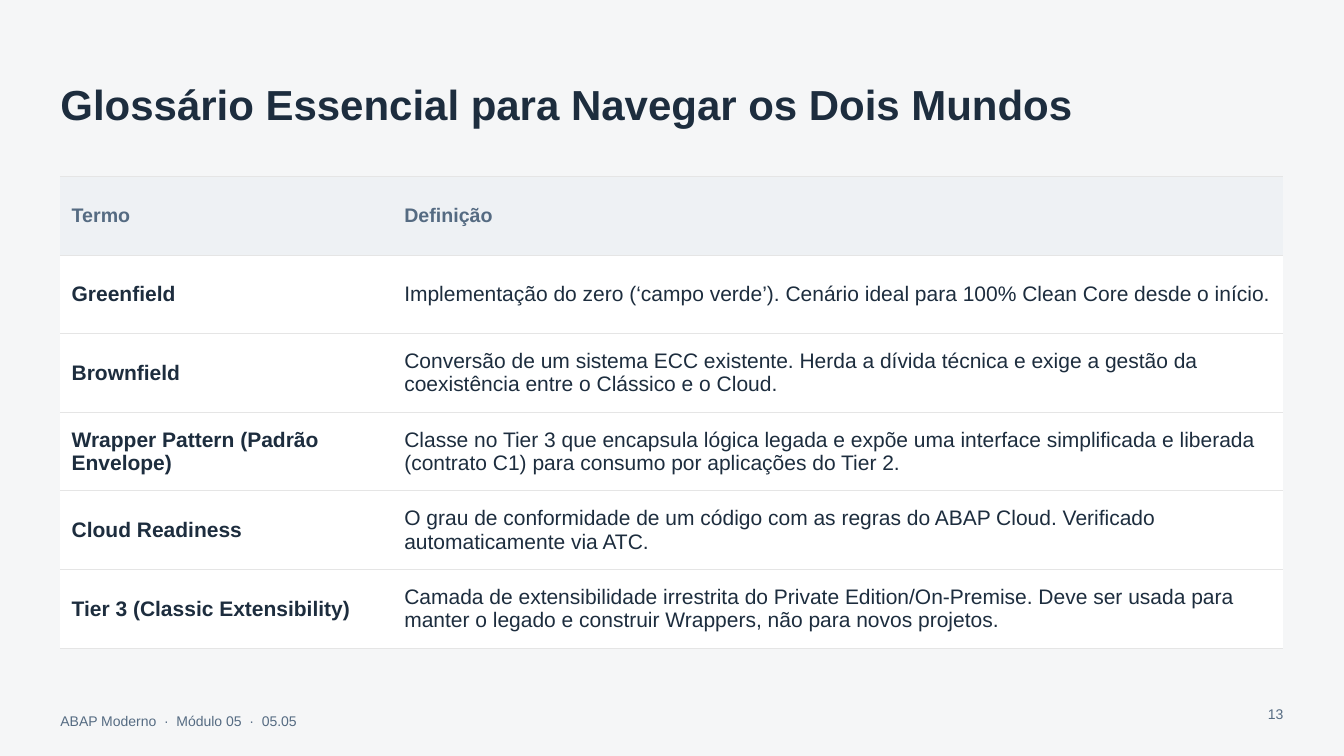
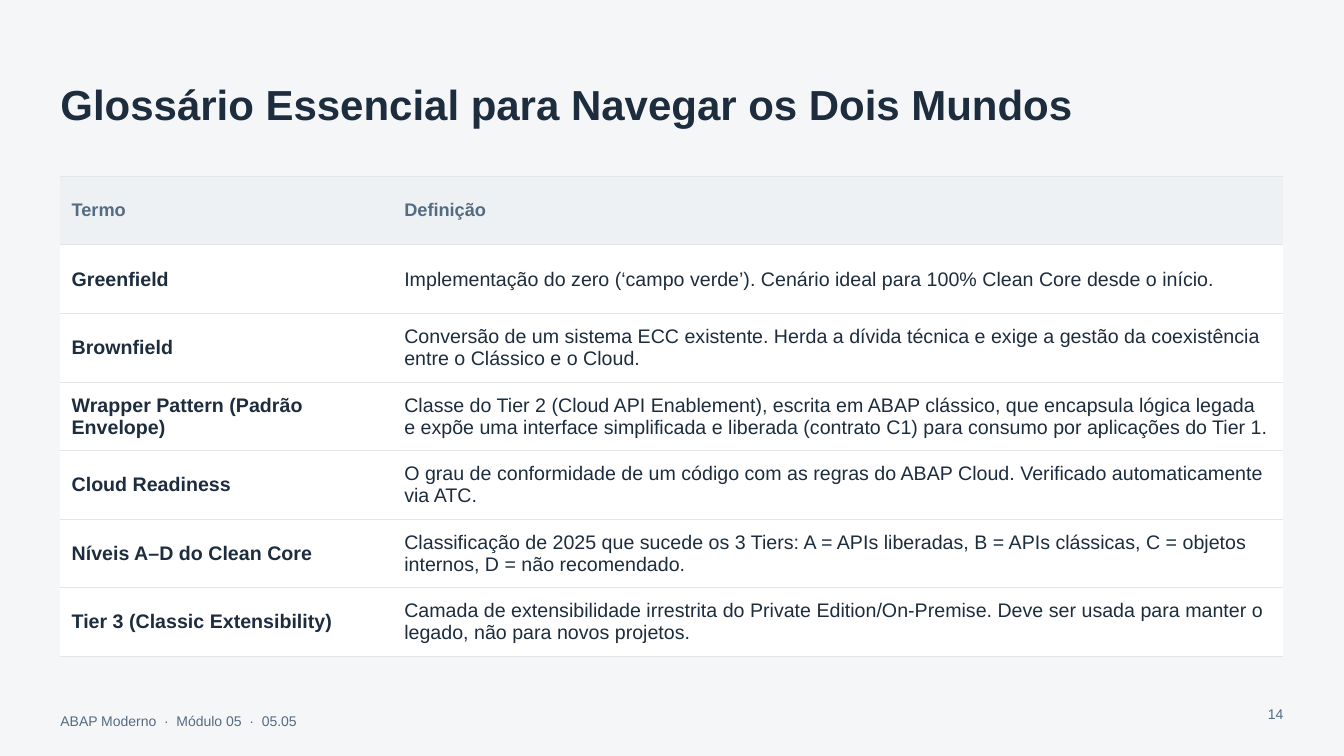
Before and after one commit to AdrianoBispo/estude-sap-abap-moderno, a slide deck: slide 14 of modulo-05/05.05 - Considerações Especiais para SAP S_4HANA Cloud Private Edition e On-Premise/05.05_Dominando_os_Dois_Mundos_Estratégia_Clean_Core.pptx (slide 13 before the commit). Drawn at 1344x756 pixels with LibreOffice and Linux fonts; fonts in the diff are those of the drawing. Boxes give left, top, right and bottom in pixels: in the first picture for what was removed or moved away, otherwise in the second. Text is boxed around its words. In the diff, an @@ line names an element or a change of style, - is before the commit and + after.

```diff
--- a/modulo-05/05.05 - Considerações Especiais para SAP S_4HANA Cloud Private Edition e On-Premise/05.05_Dominando_os_Dois_Mundos_Estratégia_Clean_Core.pptx
+++ b/modulo-05/05.05 - Considerações Especiais para SAP S_4HANA Cloud Private Edition e On-Premise/05.05_Dominando_os_Dois_Mundos_Estratégia_Clean_Core.pptx
@@ table at (60, 176, 1284, 647) @@
-row 4, column 2: Classe no Tier 3 que encapsula lógica legada e expõe uma interface simplificada e liberada (contrato C1) para consumo por aplicações do Tier 2.
+row 4, column 2: Classe do Tier 2 (Cloud API Enablement), escrita em ABAP clássico, que encapsula lógica legada e expõe uma interface simplificada e liberada (contrato C1) para consumo por aplicações do Tier 1.
-row 6: Tier 3 (Classic Extensibility) | Camada de extensibilidade irrestrita do Private Edition/On-Premise. Deve ser usada para manter o legado e construir Wrappers, não para novos projetos.
+row 6: Níveis A–D do Clean Core | Classificação de 2025 que sucede os 3 Tiers: A = APIs liberadas, B = APIs clássicas, C = objetos internos, D = não recomendado.
+row 7: Tier 3 (Classic Extensibility) | Camada de extensibilidade irrestrita do Private Edition/On-Premise. Deve ser usada para manter o legado, não para novos projetos.
@@ page number at (1268, 709, 1284, 719): text changed @@
-13
+14
```
Also in this commit, not shown: 11 other slides changed, 1 slide added, 1 other file.
